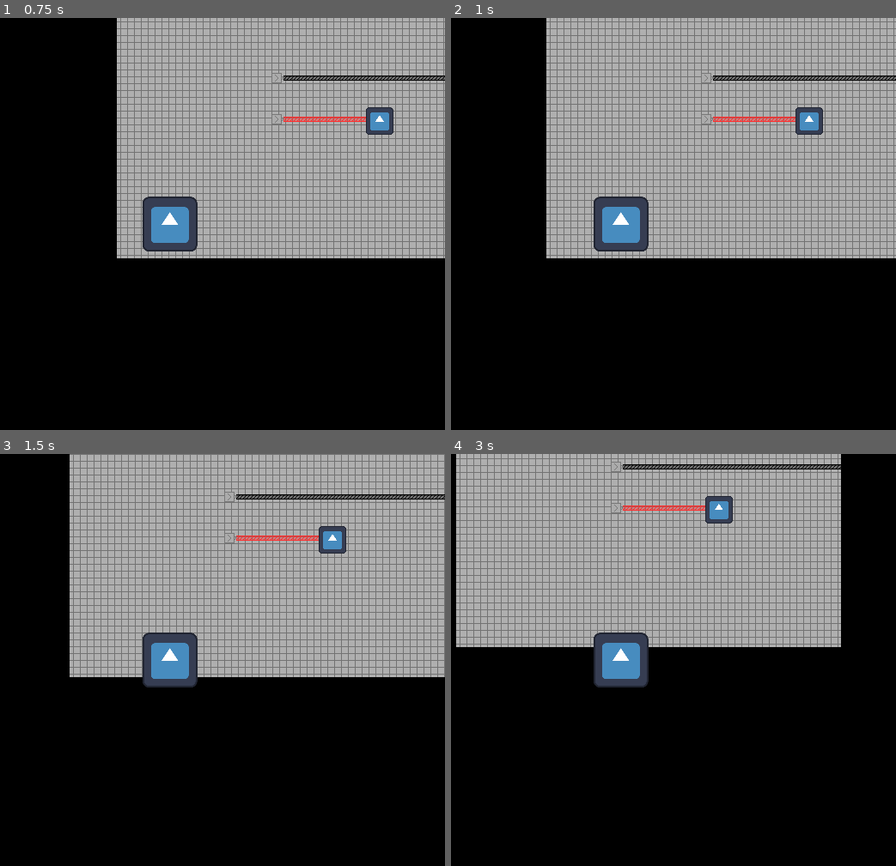
Above: before the commit, frames 1-4 (two rows, left to right).
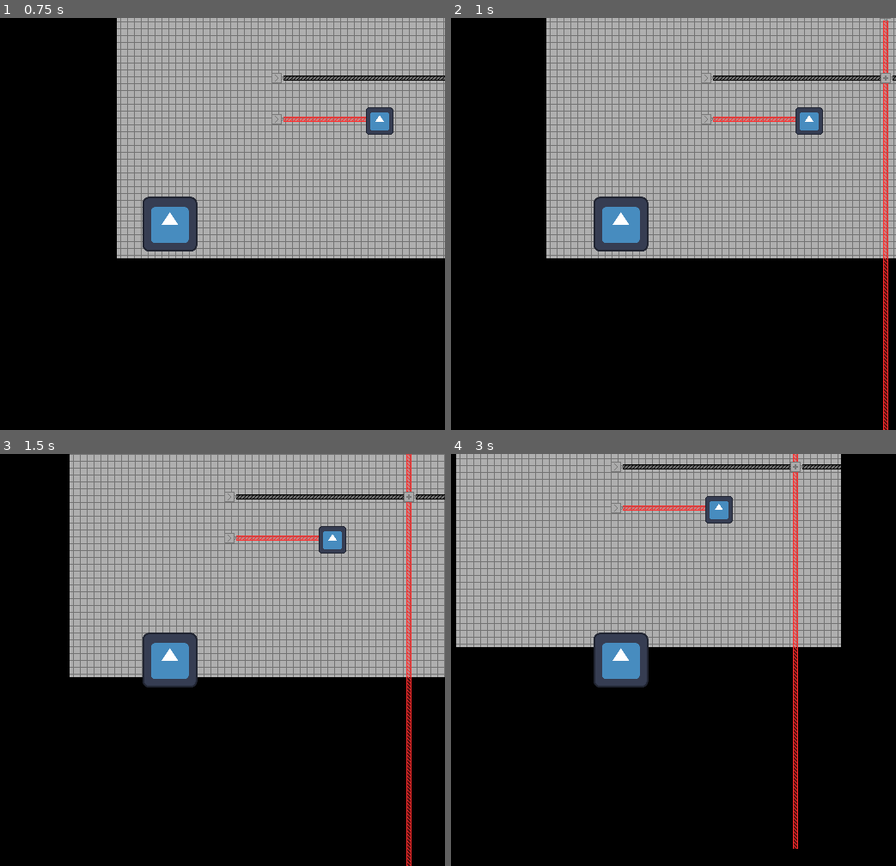
Above: after the commit, the same moments.

Repository: luminous-sky/Light-Puzzles
Game: Godot game, scene res://main/main.tscn
Two runs of this game, one before a commit and one after it. Both use one fixed random seed, a clock stepped at 60 frames per second and the inputs below. The engine's default icon, where the game draws it, is replaced by a stand-in: a white triangle on a blue panel in a dark square.
Inputs:
- Up to frame 1 (0.75 s): tap Enter at 0.5 s; hold Right (right) from 0.53 s (still down)
- Up to frame 2 (1 s): keep holding Right (right)
- Up to frame 3 (1.5 s): release Right (right) at 1.28 s; hold Down (down) from 1.28 s (still down)
- Up to frame 4 (3 s): release Down (down) at 2.03 s; hold Right (right) 2.03-2.78 s; hold Up (up) from 2.78 s (still down)

Frame 1 is identical in both runs. In frame 2, 1.2% of the frame differs, in the area x 96-100%, y 0-100%; in frame 3, 1.2%, in the area x 90-100%, y 0-100%; in frame 4, 1.2%.

Commit message:
Implement basic add gate
Create an abstract Gate class which implements boilerplate for most
necessary gates.

Implement a basic add gate which can combine the colors of lasers which
hit the gate into a single laser output.

Diff:
--- /dev/null
+++ b/src/gates/add_gate.gd
@@ -0,0 +1,18 @@
+extends Gate
+
+
+func get_output() -> LaserColor.LASER_COLOR:
+	var res: ColorModel.RGB = ColorModel.RGB.NONE
+
+	for laser: LaserPointer in lasers:
+		var c: LaserColor.LASER_COLOR = laser.color
+		if c not in ColorModel.RGB.values():
+			continue
+
+		res = ColorModel.add_rgb(res, c as ColorModel.RGB)
+
+	if res not in LaserColor.LASER_COLOR.values():
+		print("Unimplemented output color!")
+		return LaserColor.LASER_COLOR.NONE
+
+	return res as LaserColor.LASER_COLOR
--- /dev/null
+++ b/src/gates/add_gate.tscn
@@ -0,0 +1,27 @@
+[gd_scene format=3 uid="uid://cwhagnkmmim12"]
+
+[ext_resource type="Script" uid="uid://qm16ubef1g8h" path="res://gates/add_gate.gd" id="1_w7fcb"]
+[ext_resource type="Texture2D" uid="uid://cqkx73u2wc0no" path="res://assets/color_add.png" id="2_w7fcb"]
+[ext_resource type="PackedScene" uid="uid://c452n4sularn0" path="res://laser/laser_color.tscn" id="3_fq4fm"]
+
+[sub_resource type="RectangleShape2D" id="RectangleShape2D_h0och"]
+size = Vector2(12, 12)
+
+[node name="AddGate" type="RigidBody2D" unique_id=278080663]
+contact_monitor = true
+max_contacts_reported = 8
+script = ExtResource("1_w7fcb")
+metadata/_custom_type_script = "uid://xwupwhmn0lqn"
+
+[node name="Block" type="Sprite2D" parent="." unique_id=110020789]
+texture = ExtResource("2_w7fcb")
+
+[node name="CollisionShape2D" type="CollisionShape2D" parent="." unique_id=464489865]
+shape = SubResource("RectangleShape2D_h0och")
+
+[node name="LaserColor" parent="." unique_id=736237227 instance=ExtResource("3_fq4fm")]
+position = Vector2(8, 0)
+
+[node name="RayCast" type="RayCast2D" parent="." unique_id=1699795141]
+position = Vector2(8, 0)
+target_position = Vector2(16, 0)
--- /dev/null
+++ b/src/gates/gate.gd
@@ -0,0 +1,40 @@
+@abstract
+class_name Gate
+extends LaserPointer
+
+var lasers: Array[LaserPointer]
+
+
+func _ready() -> void:
+	enabled = false
+
+
+func add_laser(laser: LaserPointer) -> void:
+	if laser in lasers:
+		return
+
+	lasers.append(laser)
+
+	color = get_output()
+	$LaserColor.color = color
+	$LaserColor.update_color()
+
+	enabled = true
+
+
+func remove_laser(laser: LaserPointer) -> void:
+	var pos: int = lasers.find(laser)
+	if pos < 0:
+		return
+
+	lasers.remove_at(pos)
+
+	color = get_output()
+	$LaserColor.color = color
+	$LaserColor.update_color()
+
+	if len(lasers) == 0:
+		enabled = false
+
+
+@abstract func get_output() -> LaserColor.LASER_COLOR
--- a/src/laser/laser_pointer.gd
+++ b/src/laser/laser_pointer.gd
@@ -7,6 +7,14 @@
 
 ## The color this laser pointer should output.
 @export var color: LaserColor.LASER_COLOR = LaserColor.LASER_COLOR.NONE
+
+## Whether this laser pointer is enabled.
+@export var enabled: bool = true
+
+
+## The current gate that this laser pointer hits.
+## For Gate subclasses, this is unused.
+var current_gate: Gate = null
 
 
 func _ready() -> void:
@@ -24,13 +32,29 @@
 ## Updates the laser's length based to either max_length or to the RayCast2D's target.
 ## Returns the new laser length.
 func _update_length() -> float:
-	var length: float = 0
+	if not enabled:
+		$LaserColor.set_length(0.0)
+		return 0.0
+
+	var length: float = 0.0
 	if not $RayCast.is_colliding():
 		length = max_length
+
+		if current_gate:
+			current_gate.remove_laser(self)
+			current_gate = null
 	else:
 		var offset: Vector2 = $RayCast.get_collision_point() - $RayCast.global_position
 		length = offset.length()
 
+		var end_object: Object = $RayCast.get_collider()
+		if end_object is Gate:
+			current_gate = end_object
+			current_gate.add_laser(self)
+		elif current_gate and end_object != current_gate:
+			current_gate.remove_laser(self)
+			current_gate = null
+
 	$LaserColor.set_length(length)
 
 	return length
--- a/src/main/main.tscn
+++ b/src/main/main.tscn
@@ -4,6 +4,7 @@
 [ext_resource type="Texture2D" uid="uid://g5htibrxi441" path="res://assets/tile.png" id="1_xwkvk"]
 [ext_resource type="Texture2D" uid="uid://vjmtchv50l7k" path="res://icon.svg" id="2_pjrb6"]
 [ext_resource type="PackedScene" uid="uid://c61dqmjejmjks" path="res://laser/laser_pointer.tscn" id="4_c651c"]
+[ext_resource type="PackedScene" uid="uid://cwhagnkmmim12" path="res://gates/add_gate.tscn" id="5_3wy1v"]
 
 [sub_resource type="TileSetAtlasSource" id="TileSetAtlasSource_c651c"]
 texture = ExtResource("1_xwkvk")
@@ -31,6 +32,11 @@
 position = Vector2(186, -162)
 color = 1
 
+[node name="LaserPointer3" parent="." unique_id=18811736 instance=ExtResource("4_c651c")]
+position = Vector2(395, -285)
+rotation = 1.5707964
+color = 1
+
 [node name="StaticBody2D" type="StaticBody2D" parent="." unique_id=149755564]
 position = Vector2(306, -160)
 
@@ -40,3 +46,6 @@
 
 [node name="CollisionShape2D" type="CollisionShape2D" parent="StaticBody2D" unique_id=2078830463]
 shape = SubResource("RectangleShape2D_c651c")
+
+[node name="AddGate" parent="." unique_id=278080663 instance=ExtResource("5_3wy1v")]
+position = Vector2(395, -210)
Binary file added: src/assets/color_add.png
Not shown, added: src/assets/color_add.png.import
Not shown, added: src/gates/add_gate.gd.uid
Not shown, added: src/gates/gate.gd.uid
